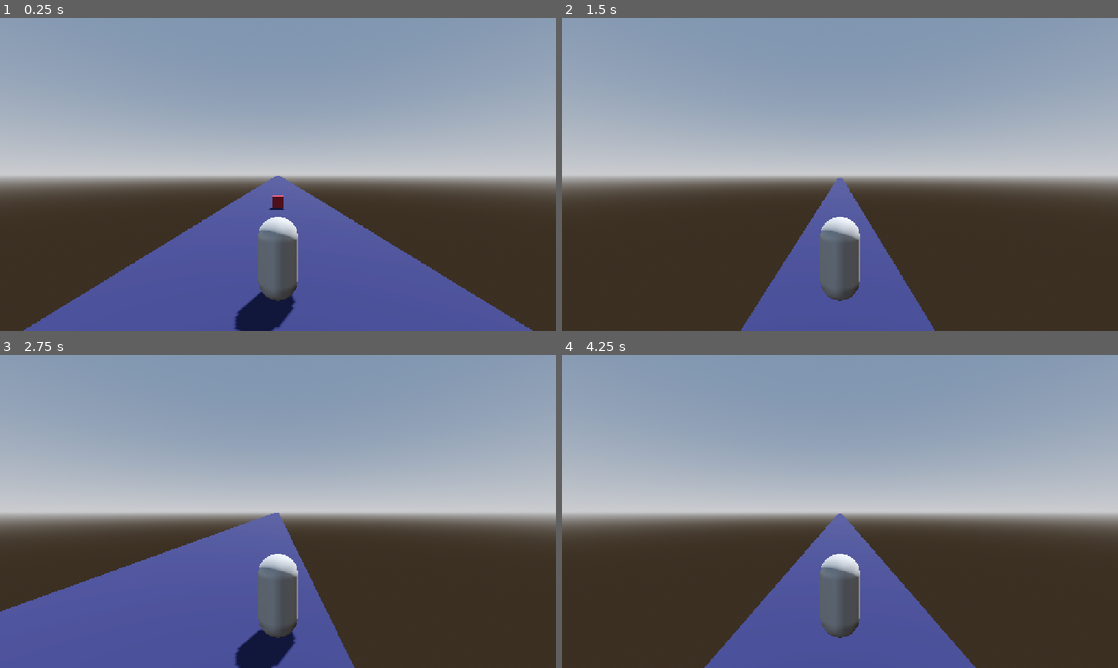
Above: before the commit, frames 1-4 (two rows, left to right).
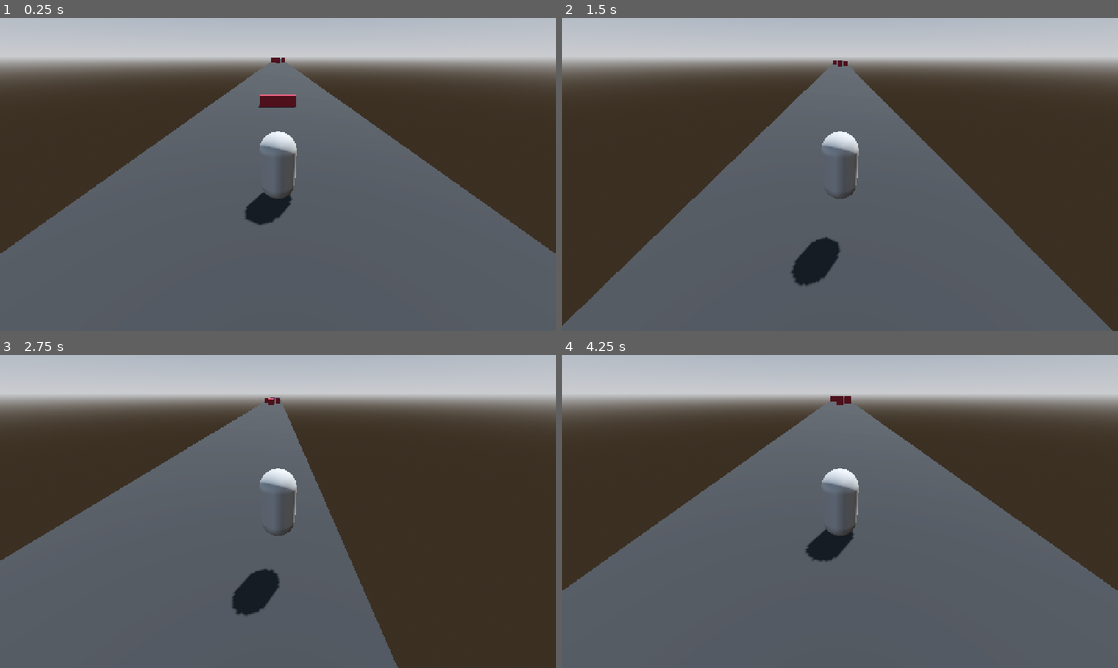
Above: after the commit, the same moments.

Repository: TK-Porky/endless-runner-3d
Game: Godot game, scene res://scenes/level/Main.tscn
Two runs of this game, one before a commit and one after it. Both use one fixed random seed, a clock stepped at 60 frames per second and the inputs below. The project has no main scene, so this scene is started directly.
Inputs:
- Up to frame 1 (0.25 s): no input
- Up to frame 2 (1.5 s): hold Right (Right) 0.53-1.28 s; tap Space (Jump) at 0.6, 0.77, 1.07, 1.35 s; hold Left (Left) from 1.28 s (still down)
- Up to frame 3 (2.75 s): tap Space (Jump) at 1.52, 1.82, 2.1 s; release Left (Left) at 2.03 s; hold Right (Right) from 2.03 s (still down)
- Up to frame 4 (4.25 s): tap Space (Jump) at 2.85, 3.02, 3.32, 3.6, 3.77, 4.07 s; release Right (Right) at 3.53 s; hold Left (Left) from 3.53 s (still down)

The runs differ from the first frame. In frame 1, 95% of the frame differs, in the area x 0-100%, y 0-100%; in frame 2, 88%; in frame 3, 83%; in frame 4, 95%.

Commit message:
feat: add BaseSection, LevelGenerator, and Section templates; remove unused sections

Diff:
--- a/scenes/core/BaseSection.tscn
+++ b/scenes/core/BaseSection.tscn
@@ -1,3 +1,28 @@
-[gd_scene format=3 uid="uid://j8uinxxnwa21"]
+[gd_scene load_steps=5 format=3 uid="uid://j8uinxxnwa21"]
+
+[ext_resource type="Script" uid="uid://dr6xaj2vlukdh" path="res://scenes/core/base_section.gd" id="1_7j13y"]
+
+[sub_resource type="StandardMaterial3D" id="StandardMaterial3D_qijcc"]
+albedo_color = Color(0.15127608, 0.15127608, 0.15127608, 1)
+
+[sub_resource type="BoxMesh" id="BoxMesh_qijcc"]
+size = Vector3(12, 0.5, 50)
+
+[sub_resource type="ConcavePolygonShape3D" id="ConcavePolygonShape3D_qijcc"]
+data = PackedVector3Array(-6, 0.25, 25, 6, 0.25, 25, -6, -0.25, 25, 6, 0.25, 25, 6, -0.25, 25, -6, -0.25, 25, 6, 0.25, -25, -6, 0.25, -25, 6, -0.25, -25, -6, 0.25, -25, -6, -0.25, -25, 6, -0.25, -25, 6, 0.25, 25, 6, 0.25, -25, 6, -0.25, 25, 6, 0.25, -25, 6, -0.25, -25, 6, -0.25, 25, -6, 0.25, -25, -6, 0.25, 25, -6, -0.25, -25, -6, 0.25, 25, -6, -0.25, 25, -6, -0.25, -25, 6, 0.25, 25, -6, 0.25, 25, 6, 0.25, -25, -6, 0.25, 25, -6, 0.25, -25, 6, 0.25, -25, -6, -0.25, 25, 6, -0.25, 25, -6, -0.25, -25, 6, -0.25, 25, 6, -0.25, -25, -6, -0.25, -25)
 
 [node name="BaseSection" type="Node3D"]
+script = ExtResource("1_7j13y")
+
+[node name="MeshInstance3D" type="MeshInstance3D" parent="."]
+transform = Transform3D(1, 0, 0, 0, 1, 0, 0, 0, 1, 0, 0.5, -25)
+material_override = SubResource("StandardMaterial3D_qijcc")
+mesh = SubResource("BoxMesh_qijcc")
+
+[node name="StaticBody3D" type="StaticBody3D" parent="MeshInstance3D"]
+
+[node name="CollisionShape3D" type="CollisionShape3D" parent="MeshInstance3D/StaticBody3D"]
+shape = SubResource("ConcavePolygonShape3D_qijcc")
+
+[node name="EndMarker" type="Marker3D" parent="."]
+transform = Transform3D(1, 0, 0, 0, 1, 0, 0, 0, 1, 0, 0, -50)
--- a/scenes/core/LevelGenerator.tscn
+++ /dev/null
@@ -1,3 +0,0 @@
-[gd_scene format=3 uid="uid://b5uqpo3hux74r"]
-
-[node name="LevelGenerator" type="Node3D"]
--- a/scenes/core/Section_Easy.tscn
+++ /dev/null
@@ -1,3 +0,0 @@
-[gd_scene format=3 uid="uid://bapm1vfjb2xo"]
-
-[node name="SectionEasy" type="Node3D"]
--- /dev/null
+++ b/scenes/core/Section_Jump.tscn
@@ -0,0 +1,9 @@
+[gd_scene load_steps=3 format=3 uid="uid://csyg5hra5348i"]
+
+[ext_resource type="PackedScene" uid="uid://j8uinxxnwa21" path="res://scenes/core/BaseSection.tscn" id="1_d1rqe"]
+[ext_resource type="PackedScene" uid="uid://c1f8vou8ni6de" path="res://scenes/level/Obstacle.tscn" id="2_i6moj"]
+
+[node name="Section_Jump" instance=ExtResource("1_d1rqe")]
+
+[node name="Obstacle" parent="." index="2" instance=ExtResource("2_i6moj")]
+transform = Transform3D(4, 0, 0, 0, 2, 0, 0, 0, 1, 0, 1.2, -25)
--- a/scenes/core/Section_Obstacles.tscn
+++ b/scenes/core/Section_Obstacles.tscn
@@ -1,3 +1,21 @@
-[gd_scene format=3 uid="uid://d3idl8mbq8q80"]
+[gd_scene load_steps=3 format=3 uid="uid://d3idl8mbq8q80"]
 
-[node name="SectionObstacles" type="Node3D"]
+[ext_resource type="PackedScene" uid="uid://j8uinxxnwa21" path="res://scenes/core/BaseSection.tscn" id="1_s71a3"]
+[ext_resource type="PackedScene" uid="uid://c1f8vou8ni6de" path="res://scenes/level/Obstacle.tscn" id="2_rivb3"]
+
+[node name="Section_Obstacles" instance=ExtResource("1_s71a3")]
+
+[node name="Obstacle" parent="." index="2" instance=ExtResource("2_rivb3")]
+transform = Transform3D(1, 0, 0, 0, 3, 0, 0, 0, 1, 3.5, 2, -15)
+
+[node name="Obstacle2" parent="." index="3" instance=ExtResource("2_rivb3")]
+transform = Transform3D(1, 0, 0, 0, 3, 0, 0, 0, 1, -3.5, 2, -35)
+
+[node name="Obstacle3" parent="." index="4" instance=ExtResource("2_rivb3")]
+transform = Transform3D(1, 0, 0, 0, 3, 0, 0, 0, 1, 0, 2, -5)
+
+[node name="Obstacle4" parent="." index="5" instance=ExtResource("2_rivb3")]
+transform = Transform3D(1, 0, 0, 0, 3, 0, 0, 0, 1, 0, 2, -25)
+
+[node name="Obstacle5" parent="." index="6" instance=ExtResource("2_rivb3")]
+transform = Transform3D(1, 0, 0, 0, 3, 0, 0, 0, 1, 0, 2, -45)
--- /dev/null
+++ b/scenes/core/base_section.gd
@@ -0,0 +1,16 @@
+extends Node3D
+class_name BaseSection
+
+@onready var end_marker: Marker3D = $EndMarker
+
+var player: Player = null
+
+func _ready() -> void:
+	var players = get_tree().get_nodes_in_group("Player")
+	if players.size() > 0:
+		player = players[0]
+
+func _process(_delta: float) -> void:
+	if player:
+		if player.global_position.z < global_position.z - 65.0:
+			queue_free()
--- /dev/null
+++ b/scenes/level/LevelGenerator.tscn
@@ -0,0 +1,6 @@
+[gd_scene load_steps=2 format=3 uid="uid://b5uqpo3hux74r"]
+
+[ext_resource type="Script" uid="uid://p6o1hd28iyph" path="res://scenes/level/level_generator.gd" id="1_5ld5e"]
+
+[node name="LevelGenerator" type="Node3D"]
+script = ExtResource("1_5ld5e")
--- a/scenes/level/Main.tscn
+++ b/scenes/level/Main.tscn
@@ -1,8 +1,12 @@
-[gd_scene load_steps=8 format=3 uid="uid://c2t8oqb02b2w2"]
+[gd_scene load_steps=12 format=3 uid="uid://c2t8oqb02b2w2"]
 
 [ext_resource type="PackedScene" uid="uid://cndi0m40wcf1u" path="res://scenes/player/Player.tscn" id="1_ey6xw"]
 [ext_resource type="PackedScene" uid="uid://c1f8vou8ni6de" path="res://scenes/level/Obstacle.tscn" id="2_ga6q8"]
 [ext_resource type="PackedScene" uid="uid://crqueuvjubryk" path="res://scenes/ui/GameOverScreen.tscn" id="3_8mevb"]
+[ext_resource type="PackedScene" uid="uid://b5uqpo3hux74r" path="res://scenes/level/LevelGenerator.tscn" id="4_hpcw2"]
+[ext_resource type="PackedScene" uid="uid://j8uinxxnwa21" path="res://scenes/core/BaseSection.tscn" id="5_5u6bo"]
+[ext_resource type="PackedScene" uid="uid://d3idl8mbq8q80" path="res://scenes/core/Section_Obstacles.tscn" id="6_d2ic0"]
+[ext_resource type="PackedScene" uid="uid://csyg5hra5348i" path="res://scenes/core/Section_Jump.tscn" id="7_s5g6t"]
 
 [sub_resource type="ProceduralSkyMaterial" id="ProceduralSkyMaterial_ey6xw"]
 sky_horizon_color = Color(0.66224277, 0.6717428, 0.6867428, 1)
@@ -34,12 +38,16 @@
 material_override = SubResource("StandardMaterial3D_ga6q8")
 use_collision = true
 collision_mask = 0
-size = Vector3(10, 0.5, 500)
+size = Vector3(12, 0.5, 500)
 
 [node name="Player" parent="." instance=ExtResource("1_ey6xw")]
 transform = Transform3D(1, 0, 0, 0, 1, 0, 0, 0, 1, 0, 1.5695062, 0)
+jump_force = 8.0
 
 [node name="Obstacle" parent="." instance=ExtResource("2_ga6q8")]
 transform = Transform3D(1, 0, 0, 0, 1, 0, 0, 0, 1, 0, 1.1179671, -17.112677)
 
 [node name="GameOverScreen" parent="." instance=ExtResource("3_8mevb")]
+
+[node name="LevelGenerator" parent="." instance=ExtResource("4_hpcw2")]
+section_templates = Array[PackedScene]([ExtResource("5_5u6bo"), ExtResource("6_d2ic0"), ExtResource("7_s5g6t")])
--- a/scenes/level/Obstacle.tscn
+++ b/scenes/level/Obstacle.tscn
@@ -3,11 +3,13 @@
 [ext_resource type="Script" uid="uid://b8vx80485g543" path="res://scenes/level/obstacle.gd" id="1_oxs0m"]
 
 [sub_resource type="BoxShape3D" id="BoxShape3D_hwv6u"]
+size = Vector3(3, 1, 1)
 
 [sub_resource type="StandardMaterial3D" id="StandardMaterial3D_hwv6u"]
 albedo_color = Color(0.5637542, 0.14518315, 0.19919646, 1)
 
 [sub_resource type="BoxMesh" id="BoxMesh_kdqwu"]
+size = Vector3(3, 1, 1)
 
 [node name="Obstacle" type="Area3D"]
 collision_layer = 4
--- /dev/null
+++ b/scenes/level/level_generator.gd
@@ -0,0 +1,54 @@
+extends Node3D
+
+# --- CONFIG ---
+@export var section_templates: Array[PackedScene] = []
+
+@export var initial_sections_count: int = 6
+@export var safe_start_sections: int = 2
+
+var next_spawn_z: float = 0.0
+
+var active_sections: Array[Node3D] = []
+
+var player: Player = null
+
+func _ready() -> void:
+	var players = get_tree().get_nodes_in_group("Player")
+	if players.size() > 0:
+		player = players[0]
+
+	for i in range(initial_sections_count):
+		if i < safe_start_sections:
+			spawn_section(true)
+		else:
+			spawn_section(false)
+
+func _process(_delta: float) -> void:
+	if player:
+		if player.global_position.z < next_spawn_z + 150.0:
+			spawn_section(false)
+
+func spawn_section(force_empty: bool) -> void:
+	if section_templates.size() == 0:
+		push_error("No (templates) found in the inspector !")
+		return
+
+	var section_scene: PackedScene
+
+	if force_empty:
+		section_scene = section_templates[0]
+	else:
+		var random_index = randi() % section_templates.size()
+		section_scene = section_templates[random_index]
+
+	var new_section = section_scene.instantiate() as Node3D
+
+	new_section.global_position = Vector3(0, 0, next_spawn_z)
+
+	add_child(new_section)
+
+	var end_marker = new_section.get_node("EndMarker") as Marker3D
+	if end_marker:
+		next_spawn_z += end_marker.position.z
+	else:
+		next_spawn_z -= 50.0
--- a/scenes/player/Player.tscn
+++ b/scenes/player/Player.tscn
@@ -17,4 +17,4 @@
 shape = SubResource("CapsuleShape3D_wr5hl")
 
 [node name="Camera3D" type="Camera3D" parent="."]
-transform = Transform3D(1, 0, 0, 0, 1, 0, 0, 0, 1, 0, 2.0687351, 5.1026716)
+transform = Transform3D(1, 0, 0, 0, 0.8660254, 0.5, 0, -0.5, 0.8660254, 0, 2.6950684, 5.1026716)
Not shown, added: scenes/core/base_section.gd.uid
Not shown, added: scenes/level/level_generator.gd.uid
